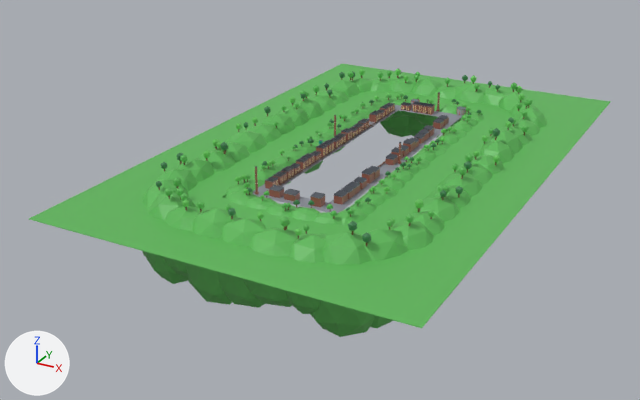
The FBX model assets/cat-cafe/exports/CatCafe_Sewer_BackdropF85.fbx as it was, and as the next commit left it.
One viewpoint serves both versions: a 50 mm lens placed at (8.14, -17.22, 7.04), pointed at (-0.83, -0.91, -1.11). The lights are fixed; the arrows at lower left show +X, +Y and +Z. The older version comes first. Where no turn or scale is listed for an object, it has been applied to the vertices.

Objects in the first picture: 'CatCafe_Sewer_BackdropF85', 'CatCafe_Sewer_BackdropF85_Ground', 'CatCafe_Sewer_BackdropF85_Hills', 'CatCafe_Sewer_BackdropF85_HillsFar', 'CatCafe_Sewer_BackdropF85_Road' and 1 more.
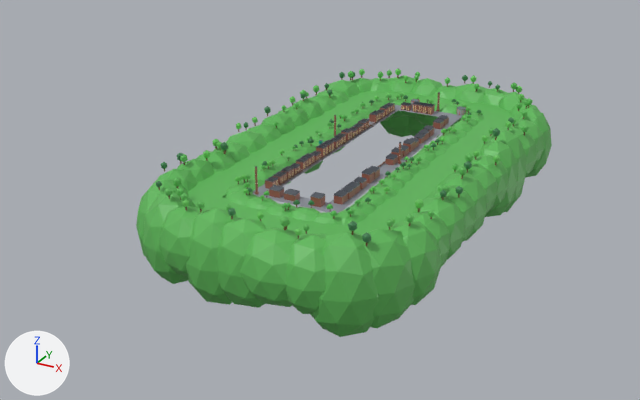
Boxes [x1, y1, x2, y2] around the edits, measured in the pictures (640 x 400 px):
'CatCafe_Sewer_BackdropF85_Ground', reshaped
    before: [29, 64, 610, 328]
    after: [188, 91, 514, 236]

What the commit changed:
me_catcafe_sewer_backdropf85_ground is used by ob_catcafe_sewer_backdropf85_ground; location (0.0, 0.0, 0.0).
me_catcafe_sewer_backdropf85_ground had 24 vertices, 24 faces and spanned x -4.0..4.0, y -6.55..6.25, z -0.01..0.0.
me_catcafe_sewer_backdropf85_ground now has 1040 vertices, 2080 faces and spans x -2.84..2.84, y -5.4..5.09, z -0.01..0.0.
me_catcafe_sewer_backdropf85_ground part 1: 16 vertices removed from x -4.0..4.0, y -6.55..6.25, z -0.01..0.0; 1032 vertices added at x -2.84..2.84, y -5.4..5.09, z -0.01..0.0.
